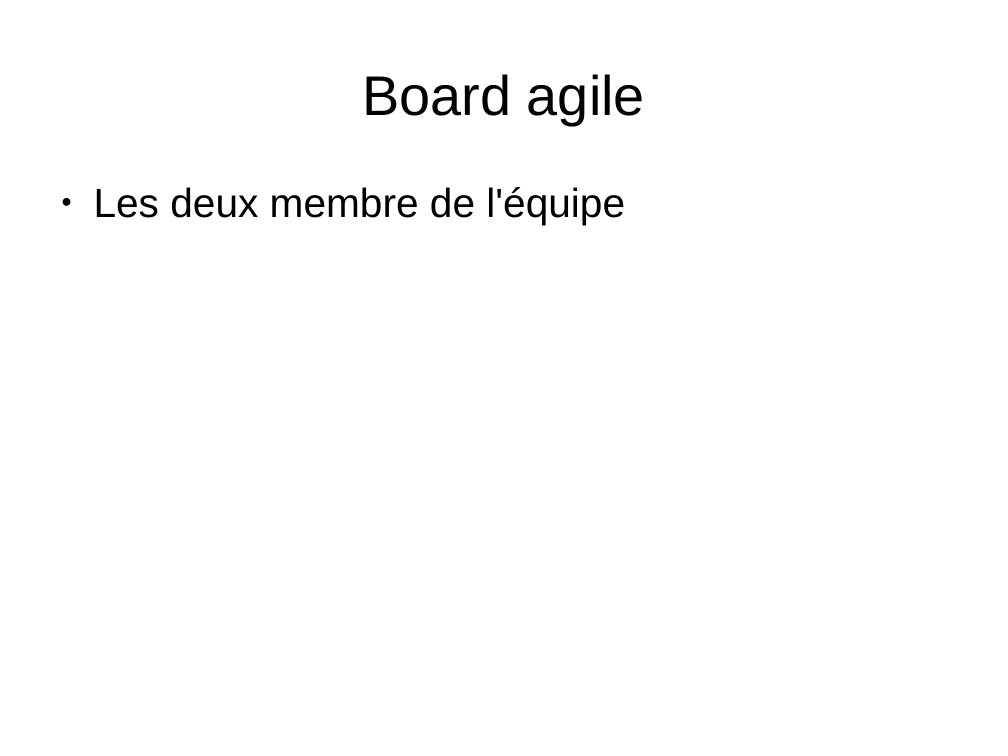
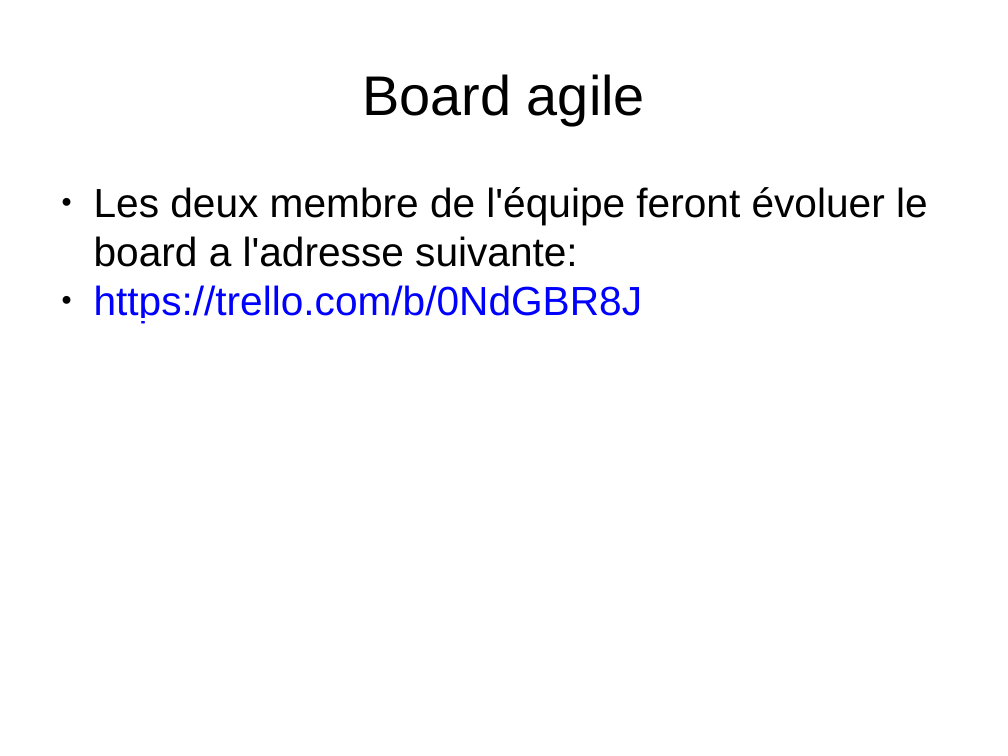
Before and after one commit to Mach12/Linguissime, a slide deck: slide 10 of Avant-projet/Itération 0.pptx (slide 4 before the commit). Drawn at 1008x756 pixels with LibreOffice and Linux fonts; fonts in the diff are those of the drawing. Boxes give left, top, right and bottom in pixels: in the first picture for what was removed or moved away, otherwise in the second. Text is boxed around its words. In the diff, an @@ line names an element or a change of style, - is before the commit and + after.

```diff
--- a/Avant-projet/Itération 0.pptx
+++ b/Avant-projet/Itération 0.pptx
@@ text at box(94, 187, 928, 322): text changed @@
-● Les deux membre de l'équipe
+● Les deux membre de l'équipe feront évoluer le board a l'adresse suivante:
+● https://trello.com/b/0NdGBR8J
```
Also in this commit, not shown: 12 slides added, 2 other files.
